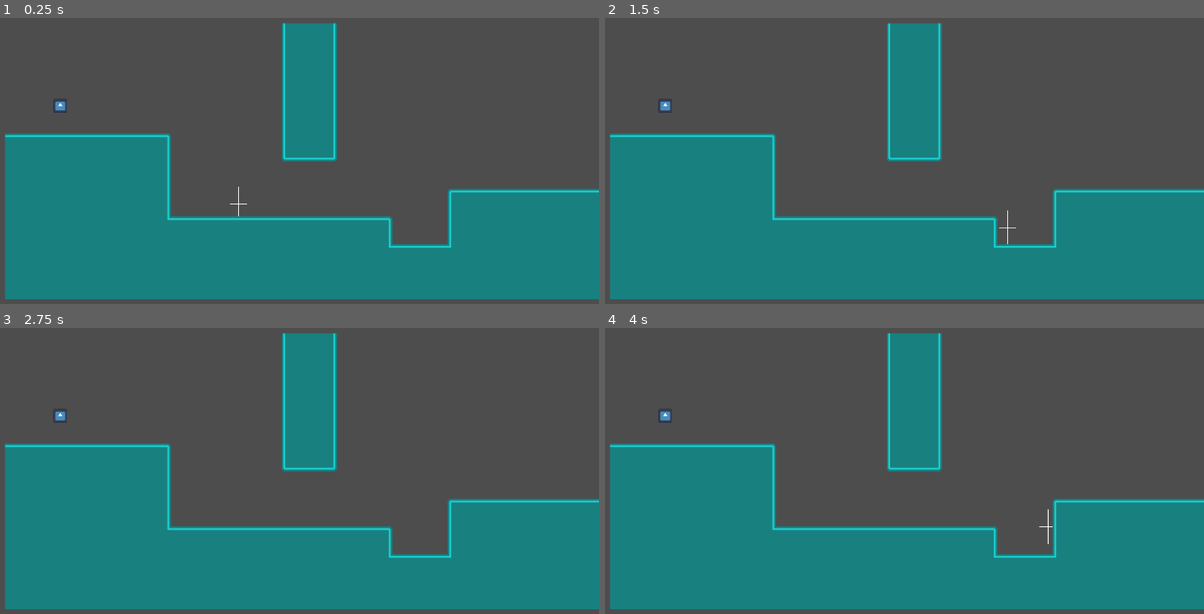
Above: before the commit, frames 1-4 (two rows, left to right).
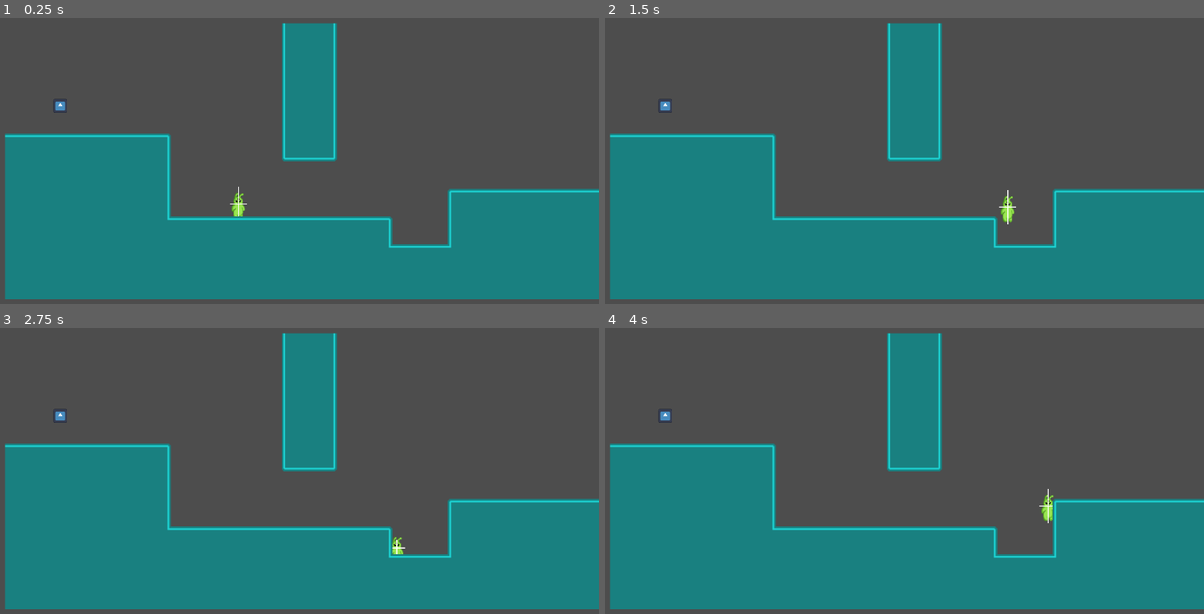
Above: after the commit, the same moments.

Repository: gustavcorpas/GMTK2024
Game: Godot game, scene res://scenes/gameplay/Level1.tscn
Same seed, same stepped clock (60 frames per second), same inputs: the game is played once before the commit and once after it. The engine's default icon, where the game draws it, is replaced by a stand-in: a white triangle on a blue panel in a dark square.
Inputs (mouse positions are in pixels of both pictures, inside the frame that each line leads up to):
- Up to frame 1 (0.25 s): no input
- Up to frame 2 (1.5 s): tap Enter at 0.5 s; move the mouse to (1024, 169) at 0.52 s; hold E (interact) 0.53-1.28 s; hold D (right) from 0.53 s (still down); tap Space (jump) at 0.77 s; move the mouse to (760, 206) at 1.27 s; click (760, 206) at 1.35 s
- Up to frame 3 (2.75 s): tap Space (jump) at 1.52, 2 s; move the mouse to (347, 419) at 2.02 s; release D (right) at 2.03 s; hold A (left) from 2.03 s (still down); hold 1 (test1) from 2.03 s (still down)
- Up to frame 4 (4 s): move the mouse to (856, 571) at 2.77 s; release A (left) at 2.78 s; release 1 (test1) at 2.78 s; hold D (right) from 2.78 s (still down); tap 2 (test2) at 2.85 s; tap Space (jump) at 3.02, 3.77 s; move the mouse to (1078, 553) at 3.52 s; hold E (interact) from 3.53 s (still down)

The runs differ from the first frame. In frame 1, 0.1% of the frame differs, in the area x 38-41%, y 61-70%; in frame 2, 0.2%, in the area x 65-69%, y 60-80%; in frame 3, less than 0.1%; in frame 4, 0.2%.
Error before the commit: Cannot call method 'set_texture' on a null value. (res://scripts/characters/player.gd:38)

Commit message:
Update Player.tscn

Diff:
--- a/src/scenes/gameplay/Player.tscn
+++ b/src/scenes/gameplay/Player.tscn
@@ -8,8 +8,8 @@
 [ext_resource type="Script" path="res://scenes/gameplay/portals/shared/SizeResource.gd" id="6_lriv2"]
 
 [sub_resource type="CapsuleShape2D" id="CapsuleShape2D_h1ljh"]
-radius = 15.0
-height = 62.0
+radius = 7.0
+height = 14.0
 
 [sub_resource type="Resource" id="Resource_3xyk5"]
 script = ExtResource("6_lriv2")
@@ -35,9 +35,15 @@
 [node name="Player" type="CharacterBody2D"]
 script = ExtResource("1_put57")
 
+[node name="Regular" type="Sprite2D" parent="."]
+unique_name_in_owner = true
+position = Vector2(0, -8)
+scale = Vector2(0.5, 0.5)
+texture = ExtResource("2_xc7cm")
+
 [node name="Collider" type="CollisionShape2D" parent="."]
 unique_name_in_owner = true
-position = Vector2(0, -32)
+position = Vector2(0, -8)
 shape = SubResource("CapsuleShape2D_h1ljh")
 
 [node name="SizeableComponent" type="Node2D" parent="."]
